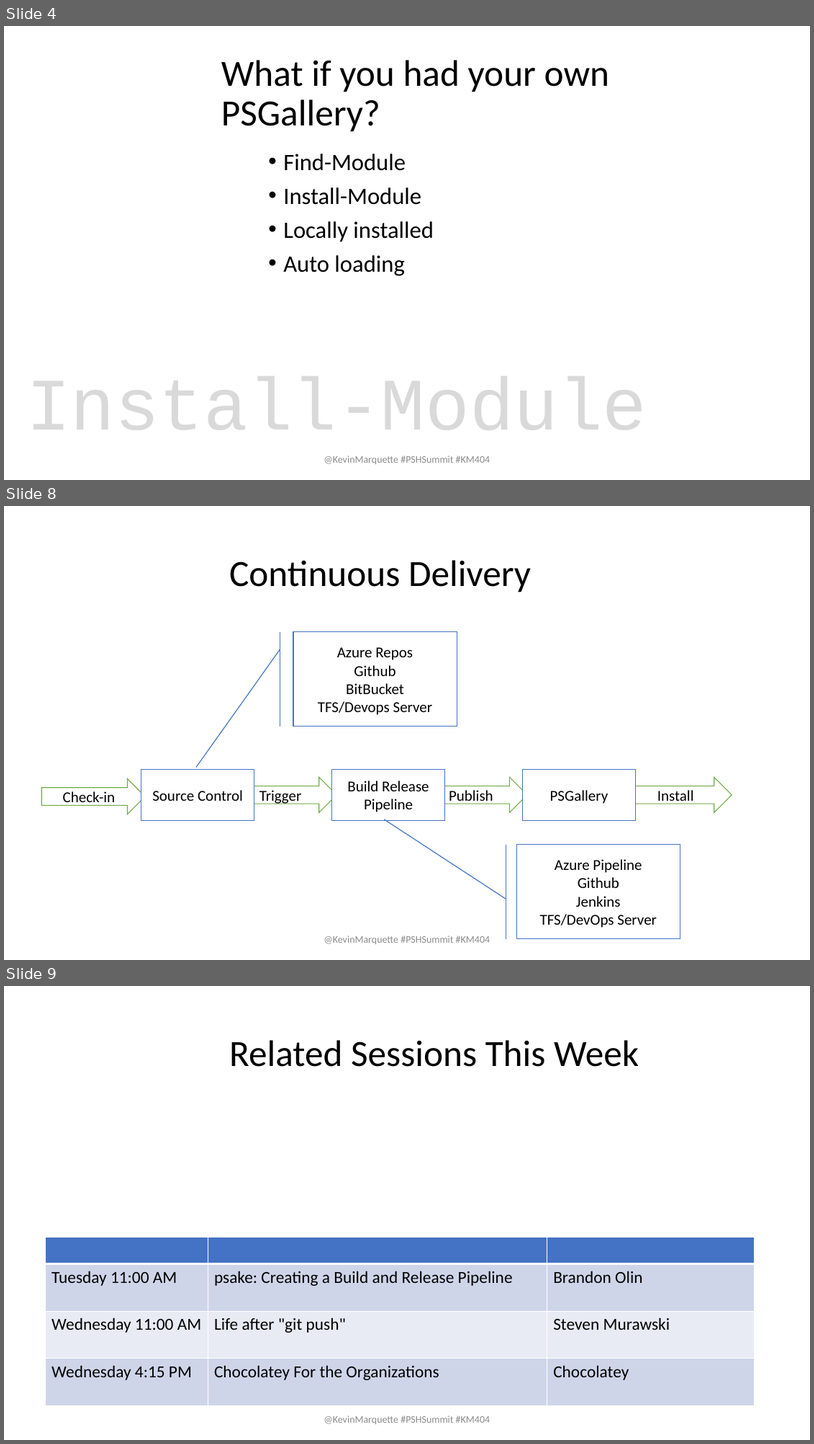
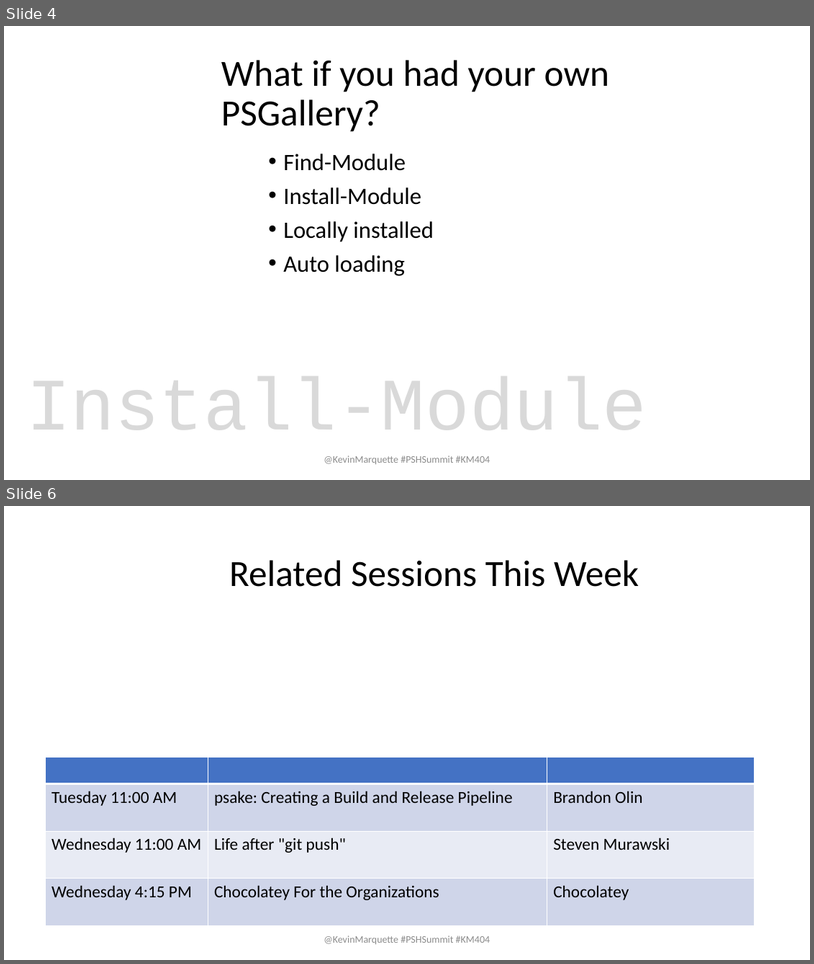
Before and after one commit to KevinMarquette/ManagingModulesPresentation, a slide deck: ManagingModulesPresentation.pptx. Shown one above the other, each under a label of ours: slides 4, 8 and 9 before the commit, slides 4 and 6 after it; the slides between them are not shown. The pictures are 814x1444 and 814x964 pixels, drawn with LibreOffice and Linux fonts; fonts in the diff are those of the drawing; background and template pictures are left out. Boxes give left, top, right and bottom in pixels: in the first picture for what was removed or moved away, otherwise in the second. Text is boxed around its words. In the diff, an @@ line names an element or a change of style, - is before the commit and + after.

```diff
--- a/ManagingModulesPresentation.pptx
+++ b/ManagingModulesPresentation.pptx
@@ slide 8 removed at <box>4,506,810,960</box>, background #FFFFFF @@
@@ title removed at <box>229,560,531,592</box> @@
-Continuous Delivery
@@ accent border callout removed at <box>293,632,457,726</box> @@
-Azure Repos
-Github
-BitBucket
-TFS/Devops Server
@@ group removed at <box>41,769,733,820</box>: 4 right arrows, 3 rectangles @@
-Check-in
-Trigger
-Publish
-Install
-Source Control
-Build Release Pipeline
-PSGallery
@@ accent border callout removed at <box>517,844,680,939</box> @@
-Azure Pipeline
-Github
-Jenkins
-TFS/DevOps Server
@@ text removed at <box>324,935,490,944</box> @@
-@KevinMarquette #PSHSummit #KM404
@@ what was slide 9 is now slide 6 @@
```
Also in this commit, not shown: 4 slides changed, 2 other slides removed, 24 other files.
